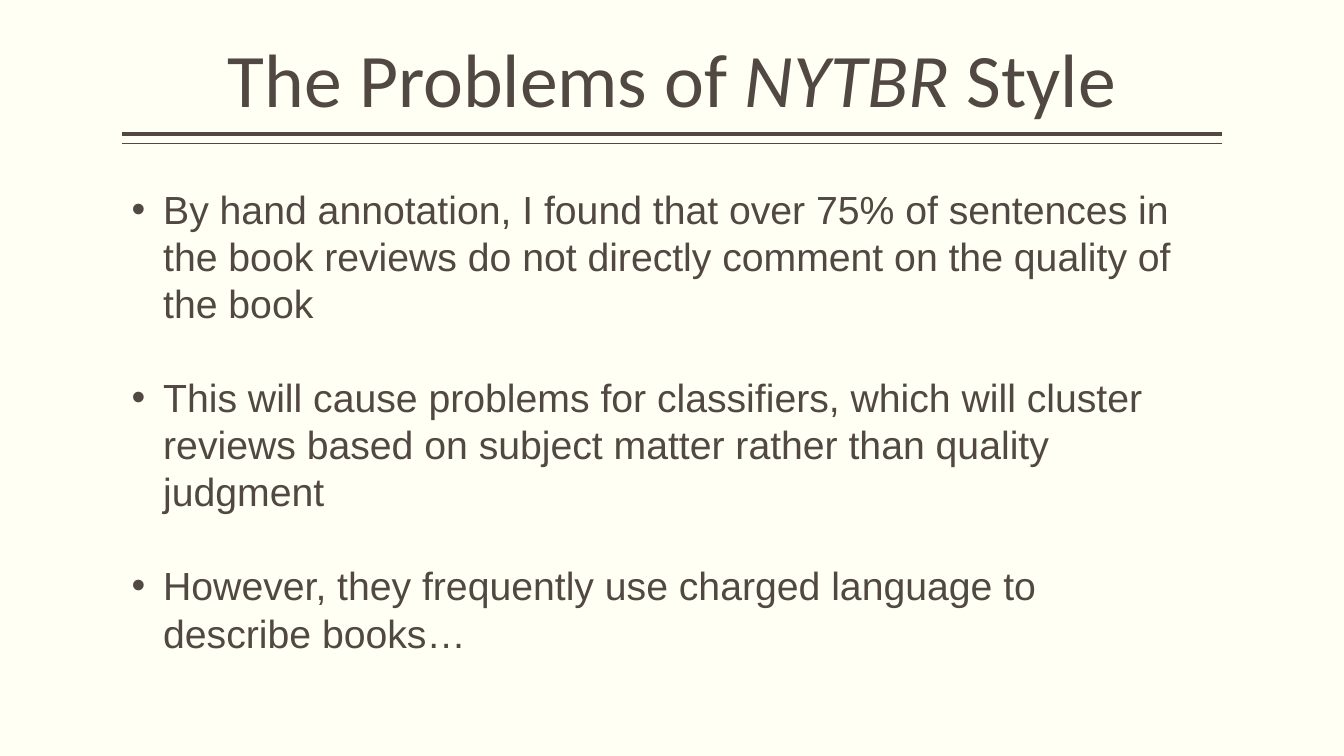
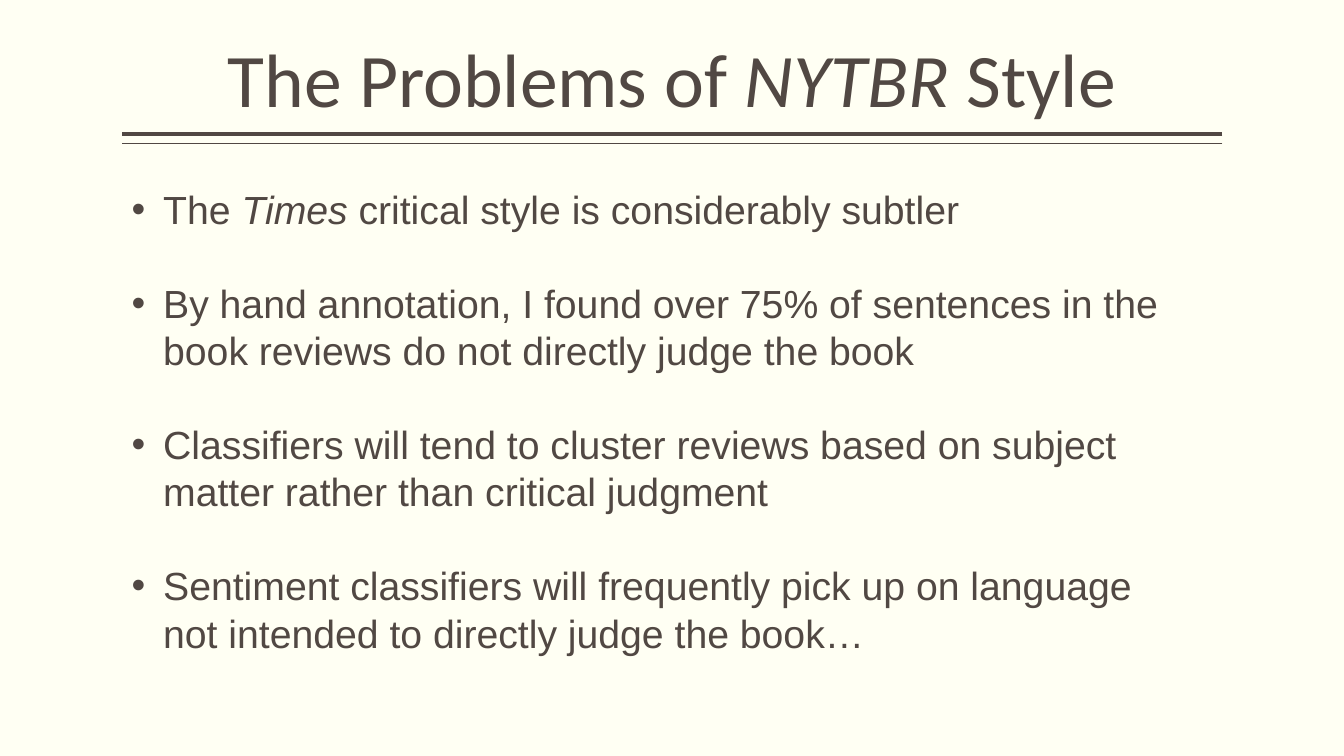
Before and after one commit to nycdatasci/bootcamp008_project, a slide deck: slide 12 of Project4-Capstone/davidletzler/NYTimes.pptx. Drawn at 1344x756 pixels with LibreOffice and Linux fonts; fonts in the diff are those of the drawing. Boxes give left, top, right and bottom in pixels: in the first picture for what was removed or moved away, otherwise in the second. Text is boxed around its words. In the diff, an @@ line names an element or a change of style, - is before the commit and + after.

```diff
--- a/Project4-Capstone/davidletzler/NYTimes.pptx
+++ b/Project4-Capstone/davidletzler/NYTimes.pptx
@@ text at box(163, 195, 1157, 656): text changed @@
-• By hand annotation, I found that over 75% of sentences in the book reviews do not directly comment on the quality of the book
-• This will cause problems for classifiers, which will cluster reviews based on subject matter rather than quality judgment
-• However, they frequently use charged language to describe books…
+• The Times critical style is considerably subtler
+• By hand annotation, I found over 75% of sentences in the book reviews do not directly judge the book
+• Classifiers will tend to cluster reviews based on subject matter rather than critical judgment
+• Sentiment classifiers will frequently pick up on language not intended to directly judge the book…
```
Also in this commit, not shown: 9 other slides changed, 6 slides added, 1 slide removed, 3 other files.
